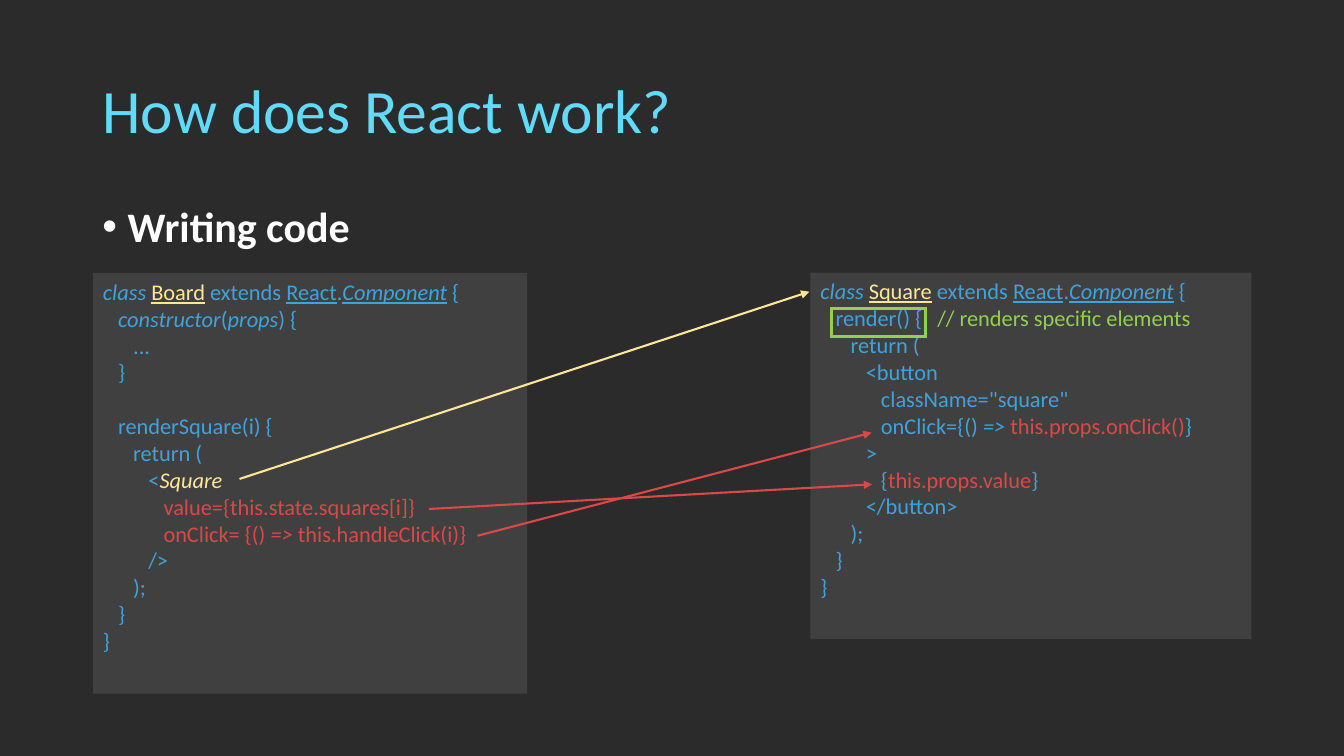
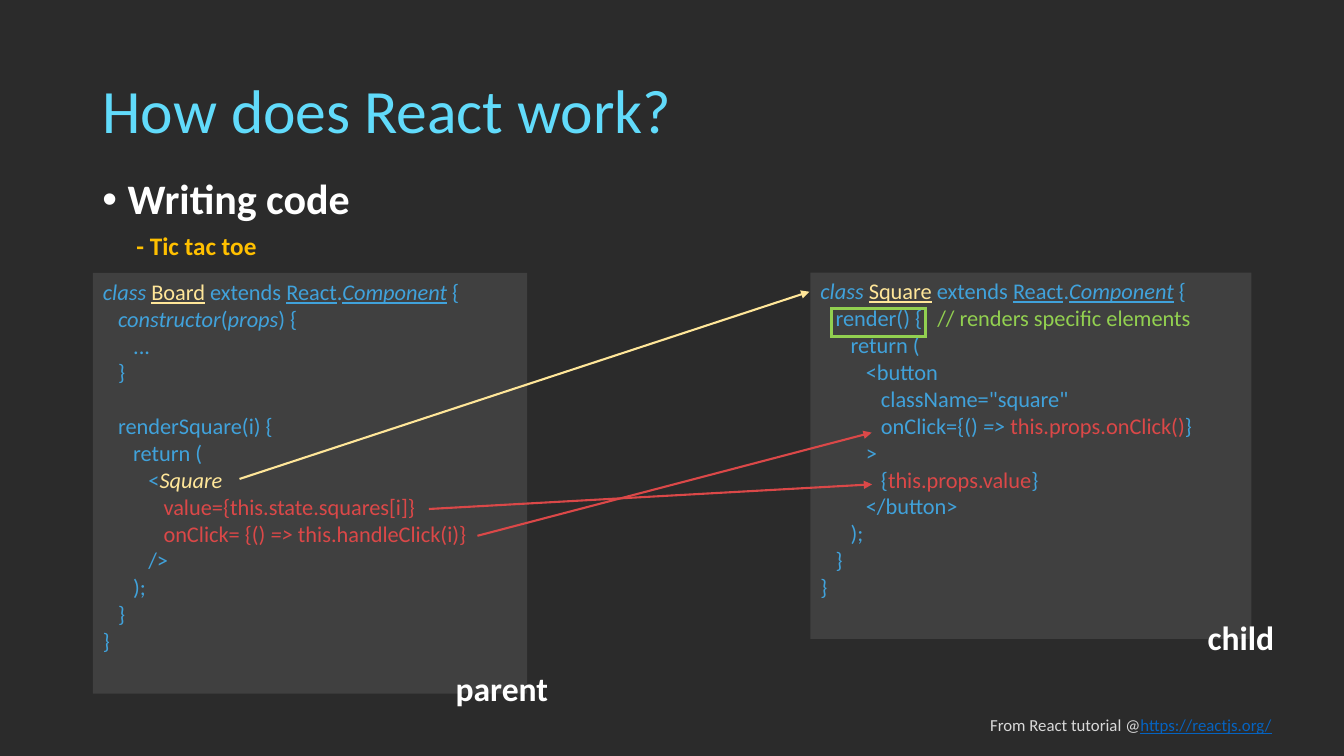
Before and after one commit to digas99/pirple-kuwtjs, a slide deck: slide 5 of project-2/Pirple - Project 2.pptx. Drawn at 1344x756 pixels with LibreOffice and Linux fonts; fonts in the diff are those of the drawing; background and template pictures are left out; a plain dark background stands for a picture behind light text. Boxes give left, top, right and bottom in pixels: in the first picture for what was removed or moved away, otherwise in the second. Text is boxed around its words. In the diff, an @@ line names an element or a change of style, - is before the commit and + after.

```diff
--- a/project-2/Pirple - Project 2.pptx
+++ b/project-2/Pirple - Project 2.pptx
@@ text "Writing code": place and size @@
-text "Writing code" at (128, 212, 350, 249)
+text "Writing code" at (128, 184, 350, 221)
@@ text added at (150, 237, 257, 255), 18 pt, text #FFC000, bold @@
+- Tic tac toe
@@ text added at (1208, 626, 1275, 650), 24 pt, text #FFFFFF, bold @@
+child
@@ text added at (456, 680, 548, 706), 24 pt, text #FFFFFF, bold @@
+parent
@@ text added at (990, 719, 1271, 734), 12 pt, text #0563C1, underline @@
+From React tutorial @https://reactjs.org/
```
Also in this commit, not shown: 4 other slides changed, 4 slides added, 1 slide removed.
